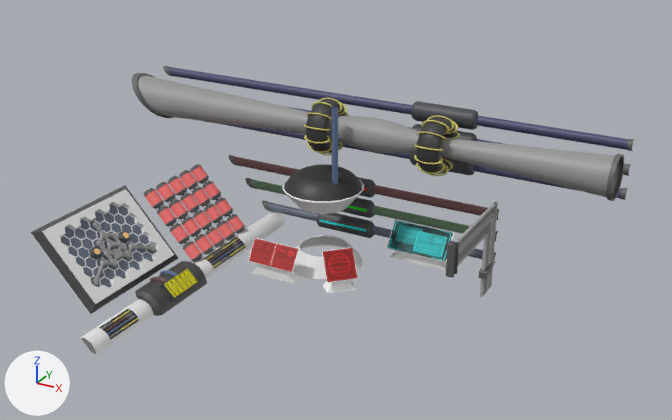
An edit to the FBX model Assets/Models/Majestic/Raw_Models/Engineering_01/Engineering_Dressing.fbx, drawn before and after from the same camera.
Rendered twice from a 50 mm lens placed at (-35.8, -85.2, 56.7), pointed at (-84.3, 2.9, 12.6). The lights are fixed; the arrows at lower left show +X, +Y and +Z. Where no turn or scale is listed for an object, it has been applied to the vertices. Vertices at the same position are counted once.

Before the edit, the objects in view are built like this:
```python
me_mesh = bpy.data.meshes.new('Mesh')
me_mesh.from_pydata(...)  # 13076 vertices, 24201 faces; spans x -34.0..34.0, y -20.0..20.0, z -11.4..11.4
me_mesh.materials.append(mat_environment)  # picture img_environment_albedo_png
ob_engineering_dressing = bpy.data.objects.new('Engineering_Dressing', me_mesh)
ob_engineering_dressing.location = (-88.64, 0.0, 11.09)
```
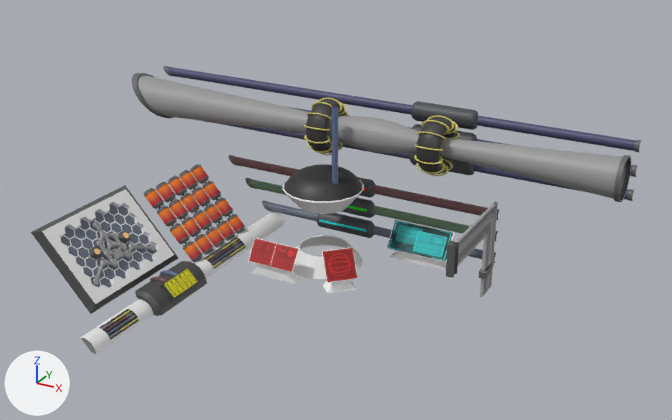
Boxes (x1, y1, x2, y2) around the edits, measured in the pictures (672 x 420 px; the box of a moved part takes in the faces that stretch with it):
'Engineering_Dressing', reshaped, surface changed (red to orange): before (31, 66, 634, 354); after (31, 66, 641, 354)
part 1 of me_mesh, moved or reshaped: before (460, 116, 634, 201); after (460, 116, 641, 202)
part 2 of me_mesh, surface changed (red to orange): (145, 166, 244, 260) in both

Patch to the scene script:
```diff
--- a/Assets/Models/Majestic/Raw_Models/Engineering_01/Engineering_Dressing.fbx.py
+++ b/Assets/Models/Majestic/Raw_Models/Engineering_01/Engineering_Dressing.fbx.py
@@ me_mesh @@
 # used by ob_engineering_dressing; location = (-88.64, 0.0, 11.09)
-me_mesh.from_pydata(...)  # 13076 vertices, 24201 faces; spans x -34.0..34.0, y -20.0..20.0, z -11.4..11.4
+me_mesh.from_pydata(...)  # 13076 vertices, 24201 faces; spans x -34.0..34.8, y -20.0..20.0, z -11.4..11.4
+# me_mesh part 1: all 212 vertices in x 33.3..34.0, y 11.3..19.9, z 2.6..10.1 are moved by (0.8, 0.0, 0.0)
+# me_mesh part 2: texture (UV) coordinates of 240 of 24201 faces, centred in x -22.6..-15.9, y 1.1..12.9, z -8.7..-1.4, changed; they spanned u 0.94..0.99, v 0.39..0.43 and now span u 0.44..0.49, v 0.8..0.83
 me_mesh.materials.append(mat_environment)
```
